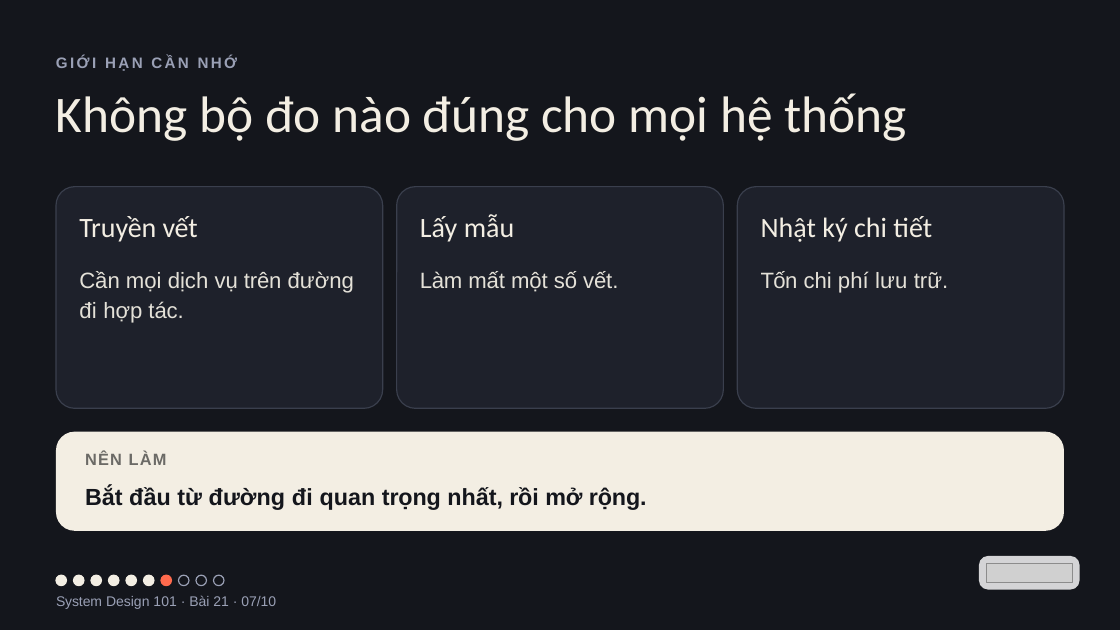
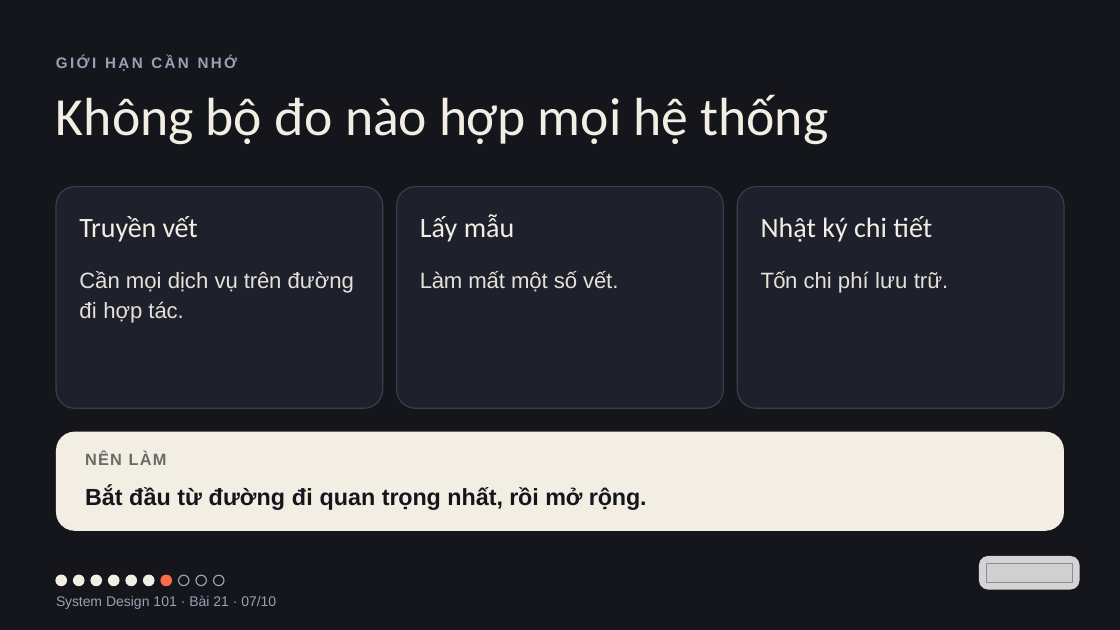
Before and after one commit to vohoailinh90/tool-marketing-studio, a slide deck: slide 7 of system-design-101/vi/lessons/sd-13-021/slides/sd-13-021.pptx. Drawn at 1120x630 pixels with LibreOffice and Linux fonts; fonts in the diff are those of the drawing; grey boxes stand for pictures. Boxes give left, top, right and bottom in pixels: in the first picture for what was removed or moved away, otherwise in the second. Text is boxed around its words. In the diff, an @@ line names an element or a change of style, - is before the commit and + after.

```diff
--- a/system-design-101/vi/lessons/sd-13-021/slides/sd-13-021.pptx
+++ b/system-design-101/vi/lessons/sd-13-021/slides/sd-13-021.pptx
@@ text at bbox=[56, 94, 829, 145]: text changed; size 66 to 69 pt @@
-Không bộ đo nào đúng cho mọi hệ thống
+Không bộ đo nào hợp mọi hệ thống
```
Also in this commit, not shown: 3 other slides changed, 4 other files.
